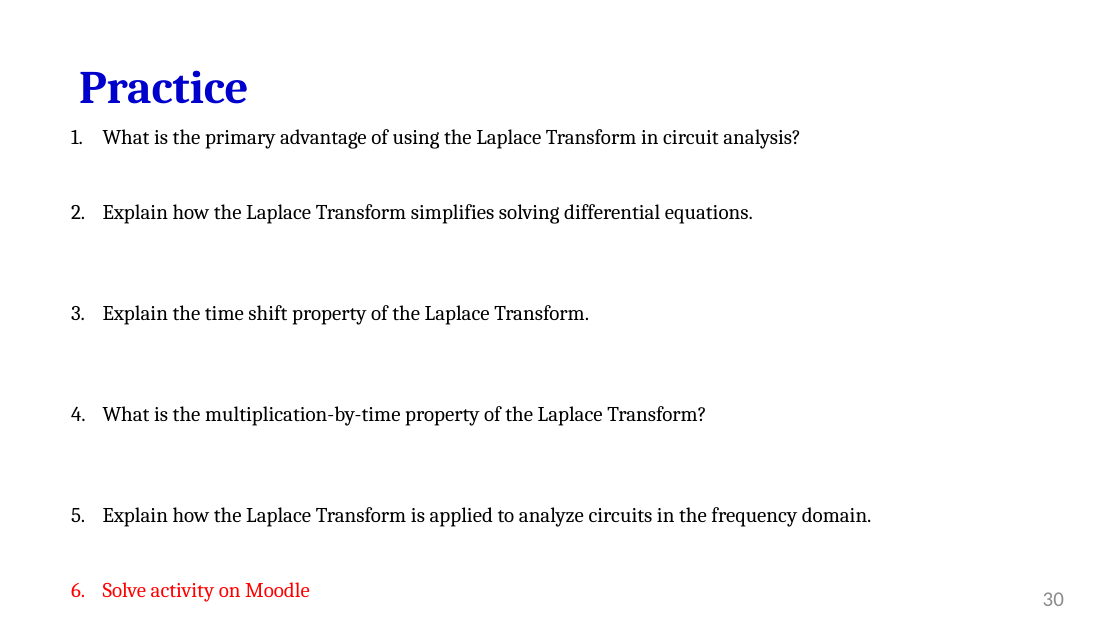
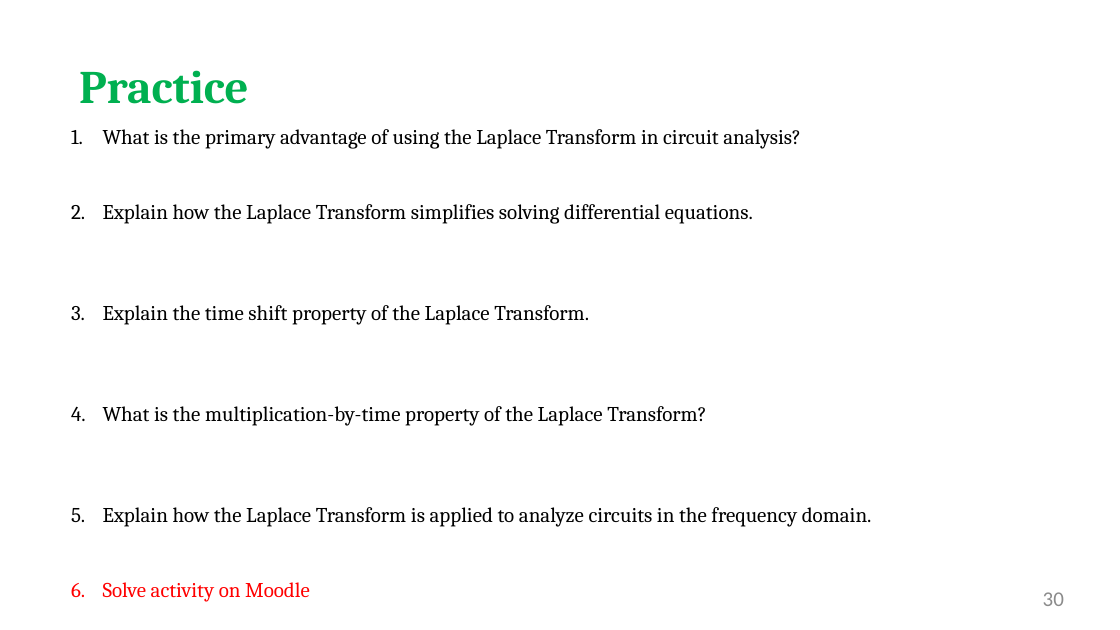
Before and after one commit to salmanrazzaq1993/AUM-WORK, a slide deck: slide 30 of PP WORK/Instructor Version/Week 2/Week 2 lecture 2 LT.pptx. Drawn at 1120x630 pixels with LibreOffice and Linux fonts; fonts in the diff are those of the drawing; background and template pictures are left out. Boxes give left, top, right and bottom in pixels: in the first picture for what was removed or moved away, otherwise in the second. Text is boxed around its words. In the diff, an @@ line names an element or a change of style, - is before the commit and + after.

```diff
--- a/PP WORK/Instructor Version/Week 2/Week 2 lecture 2 LT.pptx
+++ b/PP WORK/Instructor Version/Week 2/Week 2 lecture 2 LT.pptx
@@ text "Practice" at (79, 70, 248, 104): text colour #0000CC to #00B050 @@
```
Also in this commit, not shown: 4 other slides changed.
